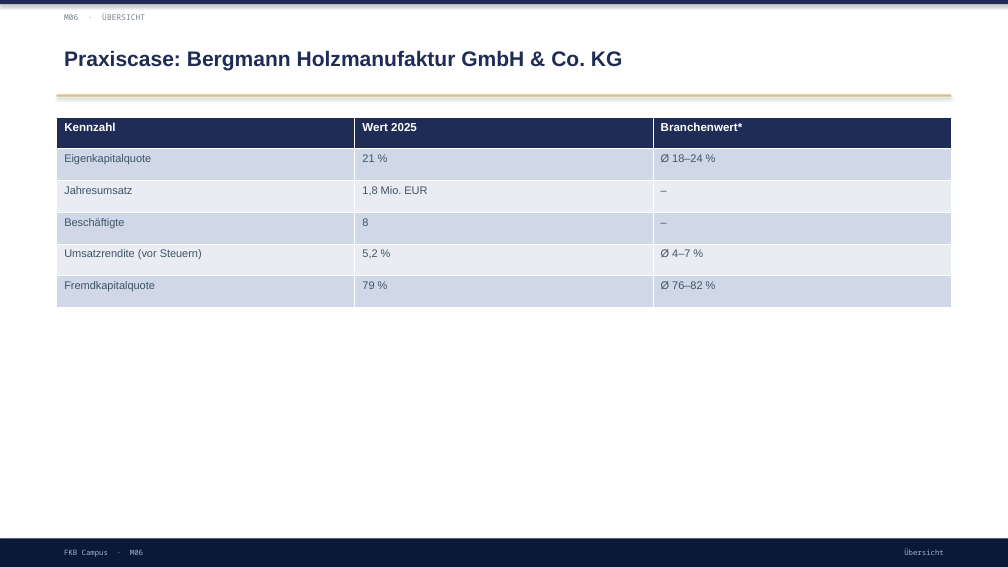
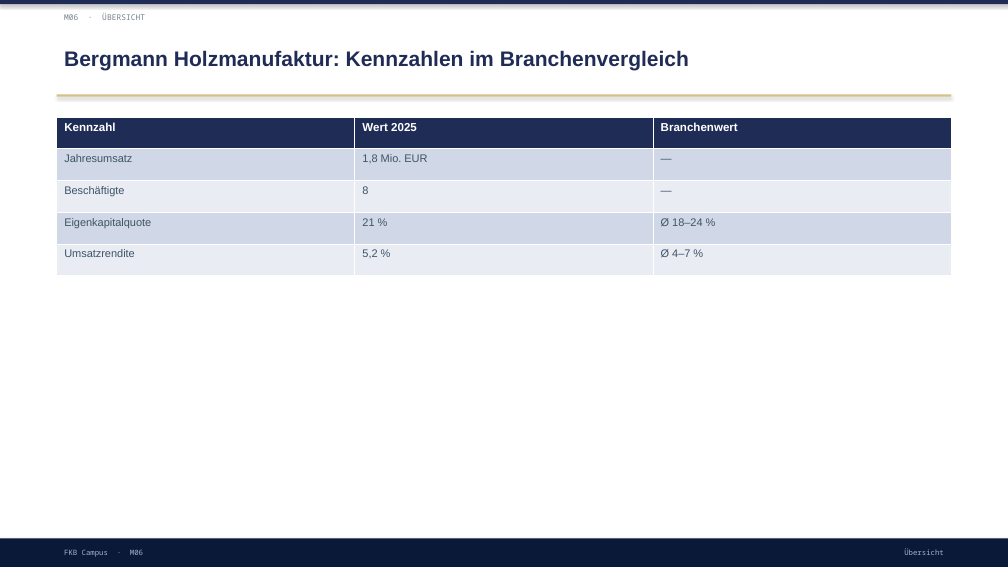
Before and after one commit to ck5rqc47pr-byte/firmenkundenakademie-online, a slide deck: slide 13 of protected-downloads/praesentation/M06.pptx. Drawn at 1008x567 pixels with LibreOffice and Linux fonts; fonts in the diff are those of the drawing. Boxes give left, top, right and bottom in pixels: in the first picture for what was removed or moved away, otherwise in the second. Text is boxed around its words. In the diff, an @@ line names an element or a change of style, - is before the commit and + after.

```diff
--- a/protected-downloads/praesentation/M06.pptx
+++ b/protected-downloads/praesentation/M06.pptx
@@ text at box(64, 50, 689, 70): text changed @@
-Praxiscase: Bergmann Holzmanufaktur GmbH & Co. KG
+Bergmann Holzmanufaktur: Kennzahlen im Branchenvergleich
@@ table at box(57, 117, 951, 276) @@
-row 1: Kennzahl | Wert 2025 | Branchenwert*
+row 1: Kennzahl | Wert 2025 | Branchenwert
+row 2: Jahresumsatz | 1,8 Mio. EUR | —
+row 3: Beschäftigte | 8 | —
-row 3: Jahresumsatz | 1,8 Mio. EUR | –
-row 4: Beschäftigte | 8 | –
-row 5: Umsatzrendite (vor Steuern) | 5,2 % | Ø 4–7 %
-row 6: Fremdkapitalquote | 79 % | Ø 76–82 %
+row 5: Umsatzrendite | 5,2 % | Ø 4–7 %
```
Also in this commit, not shown: 3 other slides changed, 7 slides added, 5 slides removed, 1 other file.
